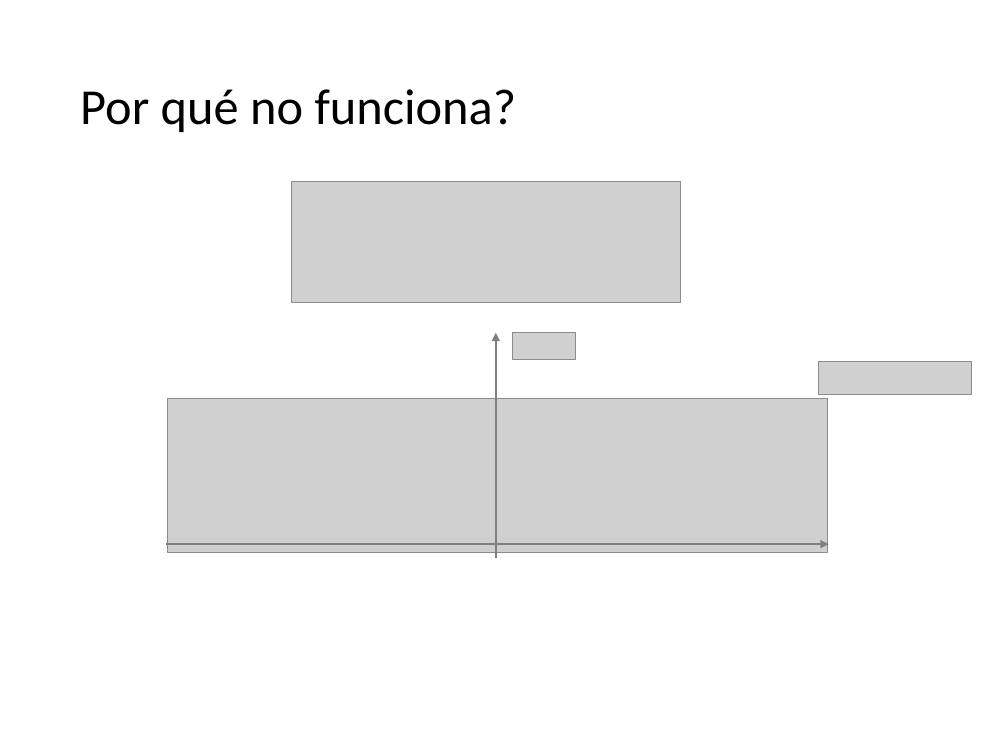
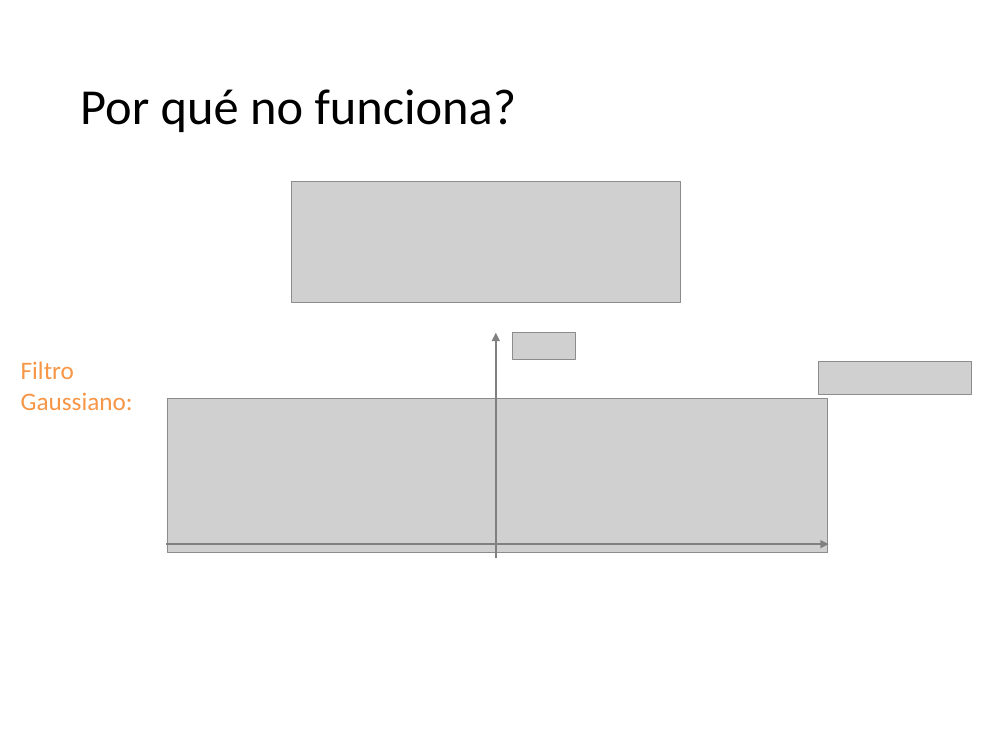
Before and after one commit to domingomery/imagenes, a slide deck: slide 5 of clases/Cap06_Restauracion/presentations/IMG06_Deconvolution.pptx. Drawn at 1008x756 pixels with LibreOffice and Linux fonts; fonts in the diff are those of the drawing; grey boxes stand for pictures; background and template pictures are left out. Boxes give left, top, right and bottom in pixels: in the first picture for what was removed or moved away, otherwise in the second. Text is boxed around its words. In the diff, an @@ line names an element or a change of style, - is before the commit and + after.

```diff
--- a/clases/Cap06_Restauracion/presentations/IMG06_Deconvolution.pptx
+++ b/clases/Cap06_Restauracion/presentations/IMG06_Deconvolution.pptx
@@ text added at (x1=21, y1=361, x2=133, y2=410), 18 pt, text #F79646 @@
+Filtro
+Gaussiano:
```
Also in this commit, not shown: 9 other slides changed, 3 other files.
